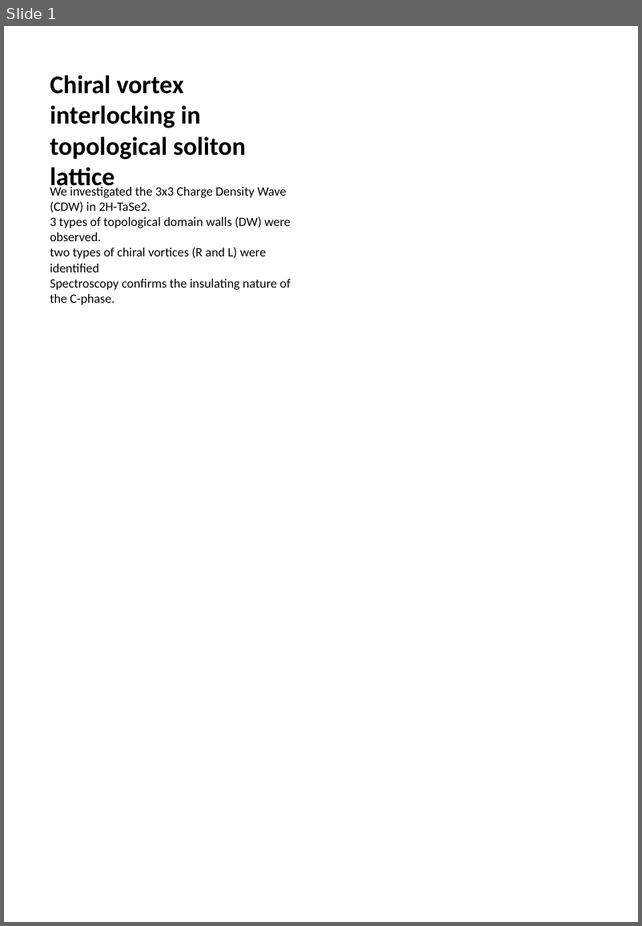
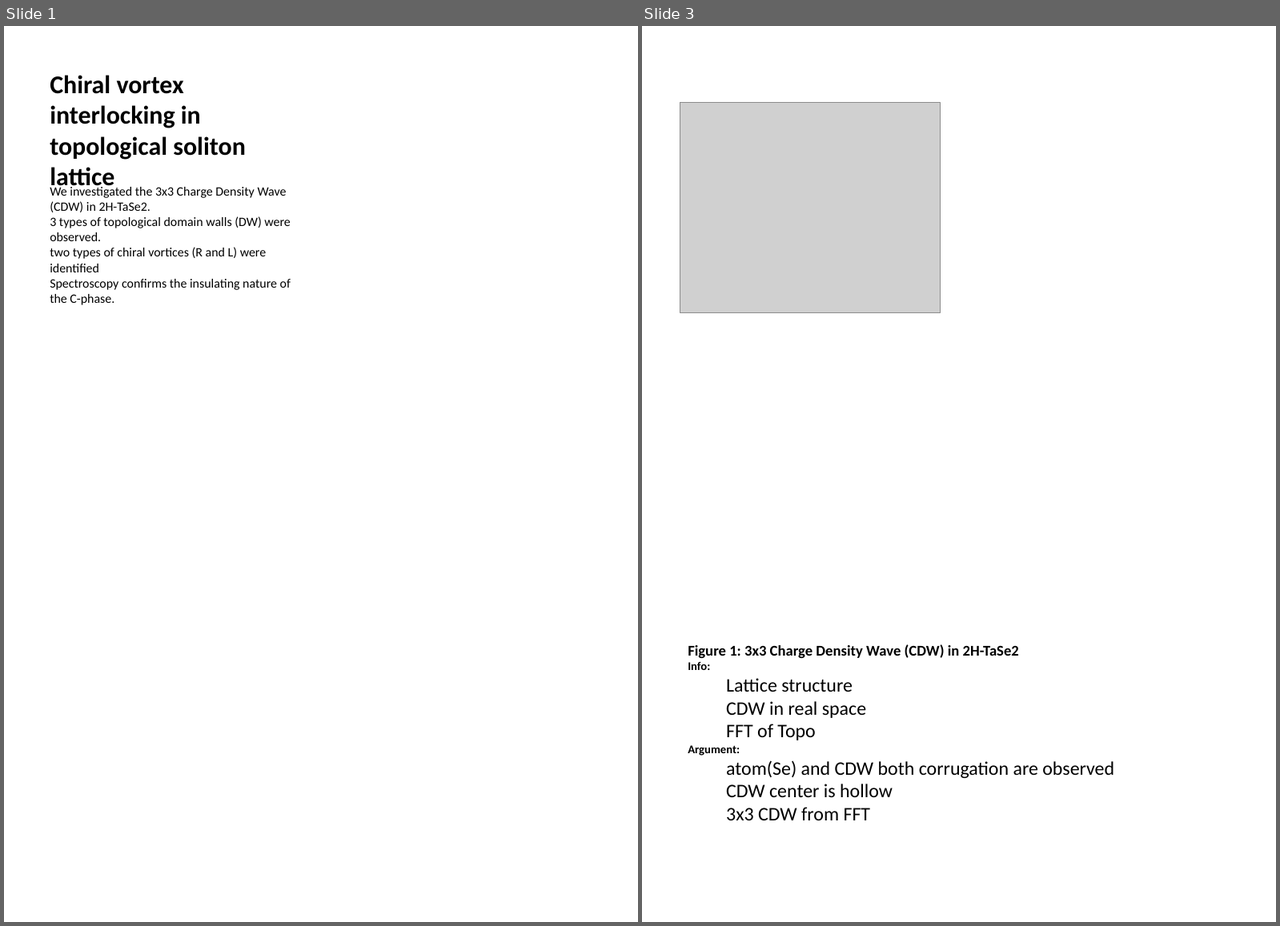
Before and after one commit to Potdooshami/2H_TaSe2_Tc_STM, a slide deck: Report_solLatt.pptx. Shown side by side, each under a label of ours: slide 1 before the commit, slides 1 and 3 after it; the slides between them are not shown. The pictures are 642x926 and 1280x926 pixels, drawn with LibreOffice and Linux fonts; fonts in the diff are those of the drawing; grey boxes stand for pictures. Boxes give left, top, right and bottom in pixels: in the first picture for what was removed or moved away, otherwise in the second. Text is boxed around its words. In the diff, an @@ line names an element or a change of style, - is before the commit and + after.

```diff
--- a/Report_solLatt.pptx
+++ b/Report_solLatt.pptx
@@ slide 3 added at <box>642,26,1276,922</box>, background #FFFFFF @@
@@ picture added at <box>680,103,940,312</box> @@
@@ text added at <box>688,644,1114,820</box>, 18 pt, text #000000 @@
+Figure 1: 3x3 Charge Density Wave (CDW) in 2H-TaSe2
+Info:
+  Lattice structure
+  CDW in real space
+  FFT of Topo
+Argument:
+  atom(Se) and CDW both corrugation are observed
+  CDW center is hollow
+  3x3 CDW from FFT
```
Also in this commit, not shown: 3 other slides added, 7 other files.
